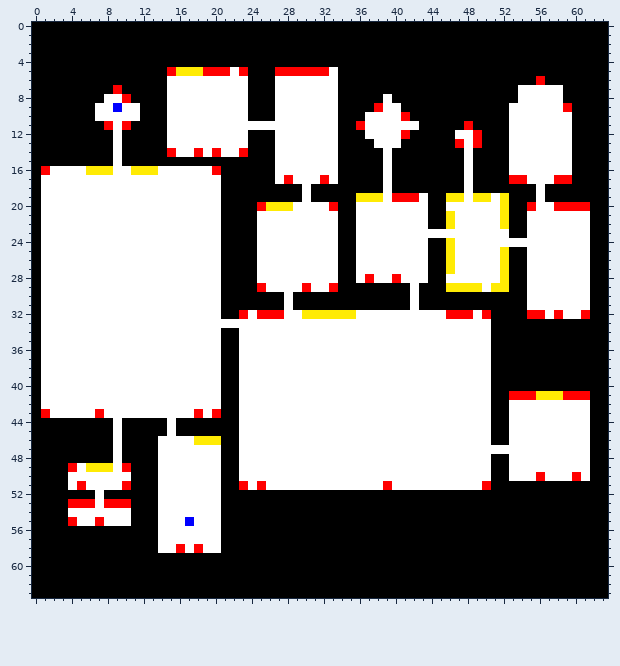
Two states of a pixel-art sprite, Assets/DecoratedMap.png. The first picture shows the starting point.
The file is 64x64 pixels.
And afterwards:
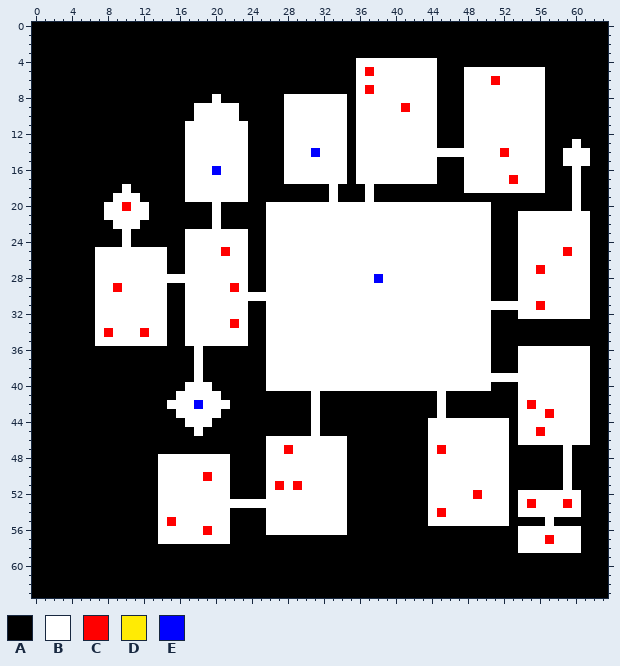
Palette (. is transparent): A #000000  B #ffffff  C #ff0000  D #ffeb04  E #0000ff
From old to new:
Changed rows in their new state; - is an unchanged pixel.
first column x 1:
 4 -----------------------------------BBBBBBBBB-----------------
 5 --------------AAAAAAAAA---AAAAAAA--BCBBBBBBB---BBBBBBBBB-----
 6 --------------AAAAAAAAA---AAAAAAA--BBBBBBBBB---BBBCBBBBB-----
 7 --------A-----AAAAAAAAA---AAAAAAA--BCBBBBBBB---BBBBBB---AA---
 8 -------AAA----AAAAA-AAA---A------B-BBB-BBBBB---BBBBBB---AA---
 9 ------AAAAA---AAA-----A---A------B-BBB--CBBB---BBBBB----AAA--
10 ------AAAAA---AAA-----A---A------B-B----BBBB---BBBBB----AAA--
11 -------AAA----AA-------AAAA------B-B------BB---BBBBB----AAA--
12 --------A-----AA----------A------B-B----BBBB--A-BBBB----AAA--
13 --------A-----AA----------A------B-BB---BBBB--A-BBBB----AAAB-
14 --------A-----AA-B-B--B---A---E--B-BBB-BBBBBBBB-BBBC----AA-BB
15 --------A-------BBBBBBB---A------B-BBB-BBBBB----BBBB----AA-BB
16 AAAAAAAAAAAAAAAA---EBBB---A------B-BBB-BBBBB----BBBB----AAAB-
17 AAAAAAAAAAAAAAAA----BBB---AB---B-B-BBB-BBBBB----BBBB-B--AAAB-
18 AAAAAAAAA-AAAAAA----BBB------A--B---B-A---------BBBBBBB----B-
19 AAAAAAAA---AAAAA----BBB------A--B--ABAAAAAA--AAAAAAA---A---B-
20 AAAAAAA--C--AAAAAAA-----ABBB----BBB--------BB-----AA--AAAAABA
21 AAAAAAA-----AAAAAAA-----A--------BB--------BBB----AA-B-------
22 AAAAAAAA---AAAAAAAA-----A--------BB--------BBB----AA-B-------
23 AAAAAAAAA-AAAAAA----BBB-A--------BB---------------AA-B-------
24 AAAAAAAAA-AAAAAA----BBB-A--------BB--------BBB----AAA--------
25 AAAAAA--------AA----CBB-A--------BB--------BBB----AA-B----C--
26 AAAAAA--------AA----BBB-A--------BB--------BBB----AA-B-------
27 AAAAAA--------AA----BBB-A--------BB--------BBB----AA-B-C-----
28 AAAAAA--------------BBB-A--------BB-BE-B---BB-----AA-B-------
29 AAAAAA--C-----AA----BCB-A----B--BBBBBBBBB-BBBBBBB-AA-B-------
30 AAAAAA--------AA----BBBBBBB-BBBBBBBBBBBBB-BBBBBBBB---B-------
31 AAAAAA--------AA----BBB--BB-BBBBBBBBBBBBB-BBBBBBBBBBBB-C-----
32 AAAAAA--------AA----BBBAABB--BBBBBB----------BBB-B---BBB-B--B
33 AAAAAA--------AA-----C-AA------------------------------------
34 AAAAAA-C---C--AA----BB-AA------------------------------------
35 AAAAAA--------AA----BB-AA------------------------------------
36 AAAAAAAAAAAAAAAAA-AA--AAA----------------------------BBBBBBBB
37 AAAAAAAAAAAAAAAAA-AA--AAA----------------------------BBBBBBBB
38 AAAAAAAAAAAAAAAAA-AA--AAA----------------------------BBBBBBBB
39 AAAAAAAAAAAAAAAAA-AA--AAA-------------------------BBBBBBBBBBB
40 AAAAAAAAAAAAAAAA---A--AAA----------------------------BBBBBBBB
41 AAAAAAAAAAAAAAA-------AAAAAAAA-AAAAAAAAAAAAA-AAAAA--ABBBBBBBB
42 AAAAAAAAAAAAAA---E--B-AAAAAAAA-AAAAAAAAAAAAA-AAAAA--A-C------
43 AAAAAAAAAAAAAAA--B-B--AAAAAAAA-AAAAAAAAAAAAA-AAAAA--A---C----
44 --------A-----A-BBB---AAAAAAAA-AAAAAAAAAAAA-------BBA--------
45 --------A-----A--B----AAAAAAAA-AAAAAAAAAAAA-------BBA--C-----
46 --------A----AAAAAAA--AAA---------AAAAAAAAA-------BBA--------
47 --------A----AAAAAAA--AAA--C------AAAAAAAAA-C-------AAAAAA-AA
48 --------A-----------B-AAA---------AAAAAAAAA-------BBAAAAAA-AA
49 ---AAAAAAA----------B-AAA---------AAAAAAAAA-------BBAAAAAA-AA
50 ---AAAAAAA--------C-B-AAA---------AAAAAAAAA-------BBAAAAAA-AA
51 ---AAAAAAA----------B-AAA-C-C-----AAAAAAAAA------BBB------B--
52 ------A-------------B----BBBBBBBBB---------BBBBBCBBB-BBBBBBB-
53 ---AAAAAAA----------BBBBBBBBBBBBBB---------BBBBBBBBB-BCBBBCB-
54 ---AAAAAAA----------B----BBBBBBBBB---------BCBBBBBBB-BBBBBBB-
55 ---AAAAAAA----C-B---B----BBBBBBBBB---------BBBBBBBBB----B----
56 ------------------C-B----BBBBBBBBB-------------------BBBBBBB-
57 --------------------B--------------------------------BBBCBBB-
58 -------------AAAAAAA---------------------------------BBBBBBB-
